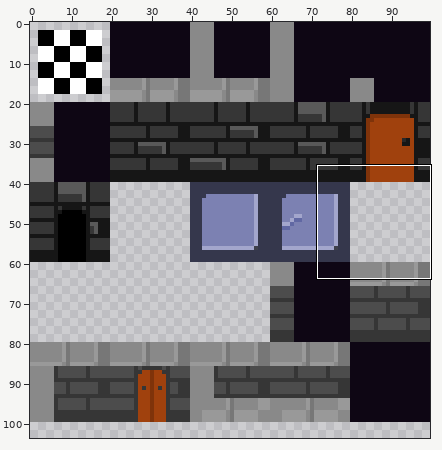
Edited in one commit: sprite sheet (tilesets/tls_t_wall_tiles/output_tileset.png). Above, an overview of the earlier version with the close-up marked.
Close-up. The starting point:
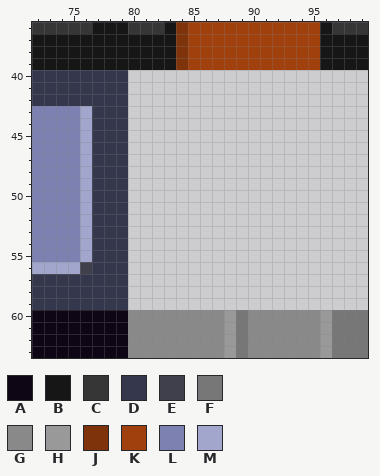
The file is 100x120 pixels. Colours within 5 levels of each other are drawn and written as one. Shown: x 72..99, y 36..63. The wide view leaves out empty margins.
Palette (. is transparent): A #0e0614  B #161616  C #363636  D #35374c  E #3f404b  F #777777  G #898989  H #999999  J #7f330a  K #a0410d  L #7c81b2  M #a3a6cc
Pixels before, first column x 72:
36 CCCCCBBBCCCBJKKKKKKKKKKKBCCC
37 BBBBBBBBBBBBJKKKKKKKKKKKBBBB
38 BBBBBBBBBBBBJKKKKKKKKKKKBBBB
39 BBBBBBBBBBBBJKKKKKKKKKKKBBBB
40 DDDDDDDD....................
41 DDDDDDDD....................
42 DDDDDDDD....................
43 LLLLMDDD....................
44 LLLLMDDD....................
45 LLLLMDDD....................
46 LLLLMDDD....................
47 LLLLMDDD....................
48 LLLLMDDD....................
49 LLLLMDDD....................
50 LLLLMDDD....................
51 LLLLMDDD....................
52 LLLLMDDD....................
53 LLLLMDDD....................
54 LLLLMDDD....................
55 LLLLMDDD....................
56 MMMMEDDD....................
57 DDDDDDDD....................
58 DDDDDDDD....................
59 DDDDDDDD....................
60 AAAAAAAAGGGGGGGGHFGGGGGGHFFF
61 AAAAAAAAGGGGGGGGHFGGGGGGHFFF
62 AAAAAAAAGGGGGGGGHFGGGGGGHFFF
63 AAAAAAAAGGGGGGGGHFGGGGGGHFFF
And afterwards:
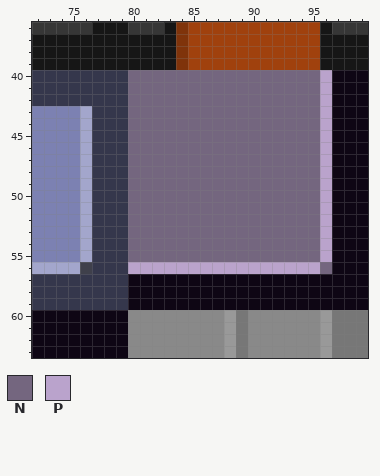
Colours new in this view: N #74667f  P #baa3cc
Changes in this commit:
{"y":40,"x":80,"old":"....................","new":"NNNNNNNNNNNNNNNNPAAA"}
{"y":41,"x":80,"old":"....................","new":"NNNNNNNNNNNNNNNNPAAA"}
{"y":42,"x":80,"old":"....................","new":"NNNNNNNNNNNNNNNNPAAA"}
{"y":43,"x":80,"old":"....................","new":"NNNNNNNNNNNNNNNNPAAA"}
{"y":44,"x":80,"old":"....................","new":"NNNNNNNNNNNNNNNNPAAA"}
{"y":45,"x":80,"old":"....................","new":"NNNNNNNNNNNNNNNNPAAA"}
{"y":46,"x":80,"old":"....................","new":"NNNNNNNNNNNNNNNNPAAA"}
{"y":47,"x":80,"old":"....................","new":"NNNNNNNNNNNNNNNNPAAA"}
{"y":48,"x":80,"old":"....................","new":"NNNNNNNNNNNNNNNNPAAA"}
{"y":49,"x":80,"old":"....................","new":"NNNNNNNNNNNNNNNNPAAA"}
{"y":50,"x":80,"old":"....................","new":"NNNNNNNNNNNNNNNNPAAA"}
{"y":51,"x":80,"old":"....................","new":"NNNNNNNNNNNNNNNNPAAA"}
{"y":52,"x":80,"old":"....................","new":"NNNNNNNNNNNNNNNNPAAA"}
{"y":53,"x":80,"old":"....................","new":"NNNNNNNNNNNNNNNNPAAA"}
{"y":54,"x":80,"old":"....................","new":"NNNNNNNNNNNNNNNNPAAA"}
{"y":55,"x":80,"old":"....................","new":"NNNNNNNNNNNNNNNNPAAA"}
{"y":56,"x":80,"old":"....................","new":"PPPPPPPPPPPPPPPPNAAA"}
{"y":57,"x":80,"old":"....................","new":"AAAAAAAAAAAAAAAAAAAA"}
{"y":58,"x":80,"old":"....................","new":"AAAAAAAAAAAAAAAAAAAA"}
{"y":59,"x":80,"old":"....................","new":"AAAAAAAAAAAAAAAAAAAA"}
{"label":"added","picture_box":[128,70,368,310]}
